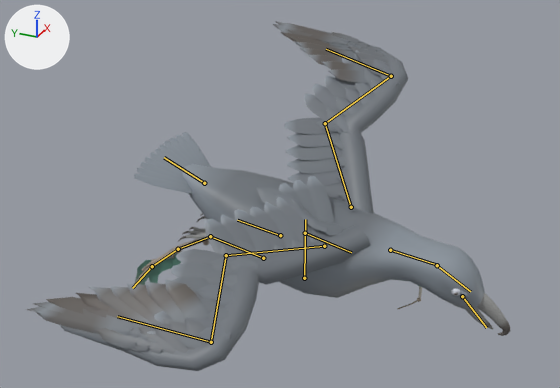
The glTF model assets/creatures/stormgull/stormgull.glb, before and after one commit.
Camera for both pictures: a camera (50 mm lens) standing at (-2.09, -0.85, 0.289) and looking at (0.005, 0.093, -0.759). Every picture has the same lights, and +X, +Y and +Z are marked at upper left. The older version comes first. Both versions are drawn at frame 25 of the action 'ko'; the numbers are the values there. The bones that bend it are drawn over the model as lines.

The first picture shows 'stormgull'.
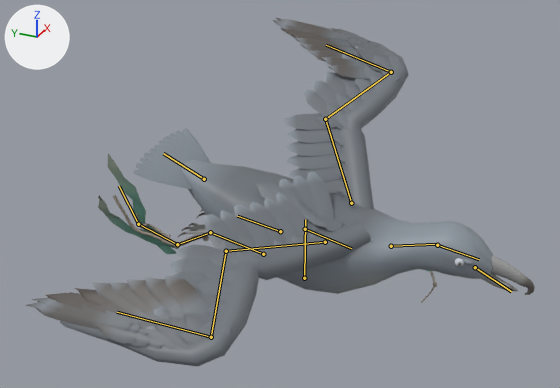
Location of each change, [x1, y1, x2, y2] in pixels of the pictures (560 x 388 px):
'stormgull', posed: before [26, 21, 510, 371]; after [26, 18, 535, 366]
bone 'body', root to tip: before (305, 233) to (351, 252); after (305, 229) to (351, 248)
bone 'neck', root to tip: before (390, 250) to (437, 265); after (391, 246) to (437, 244)
bone 'twine_0', root to tip: before (210, 236) to (178, 249); after (210, 232) to (177, 244)
bone 'twine_1', root to tip: before (178, 249) to (152, 266); after (177, 244) to (138, 224)
bone 'twine_2', root to tip: before (152, 266) to (132, 288); after (138, 224) to (119, 186)

The change in detail:
Bone 'body' (bone_body) moves from (0.0, 0.0, -0.05) to (0.0, 0.0, -0.035).
Bone 'neck' (bone_neck) turns from (16, 0, 0) to (-7, 0, 0) degrees about its own x, y and z.
Bone 'twine_0' (bone_twine_0) turns from (-10, 0, 0) to (-9, 0, 0) degrees about its own x, y and z.
Bone 'twine_1' (bone_twine_1) turns from (-10, 0, 0) to (50, -1, -1) degrees about its own x, y and z.
Bone 'twine_2' (bone_twine_2) turns from (-10, 0, 0) to (50, -1, -1) degrees about its own x, y and z.
